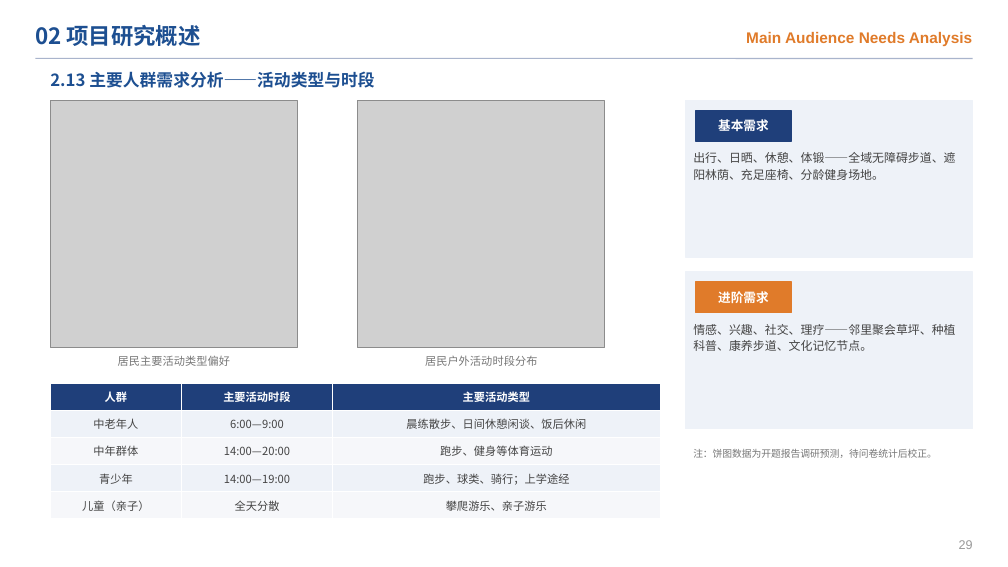
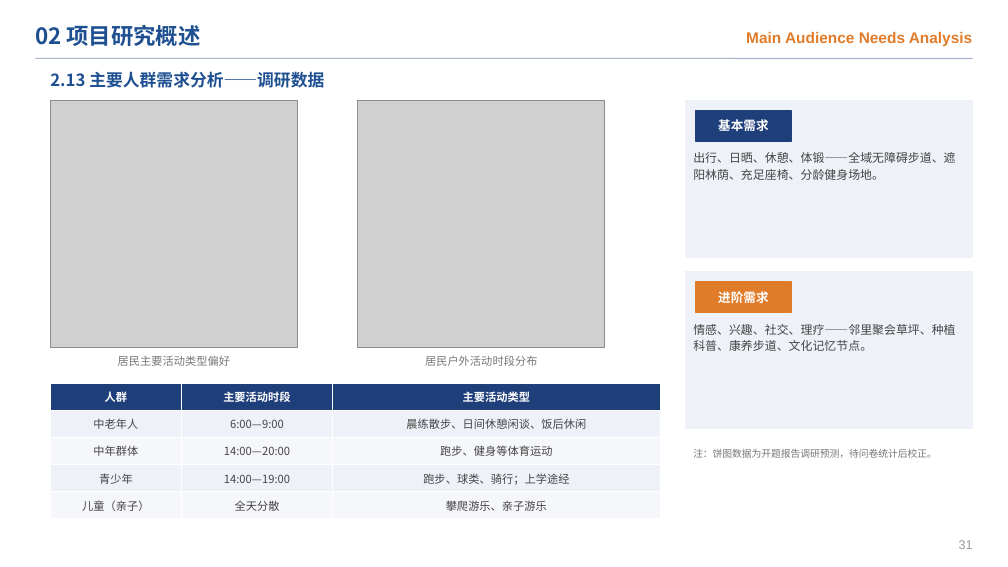
Before and after one commit to chun96309-cloud/lxfs, a slide deck: slide 33 of 跃动栖园_开题答辩PPT.pptx (slide 31 before the commit). Drawn at 1008x567 pixels with LibreOffice and Linux fonts; fonts in the diff are those of the drawing; grey boxes stand for pictures. Boxes give left, top, right and bottom in pixels: in the first picture for what was removed or moved away, otherwise in the second. Text is boxed around its words. In the diff, an @@ line names an element or a change of style, - is before the commit and + after.

```diff
--- a/跃动栖园_开题答辩PPT.pptx
+++ b/跃动栖园_开题答辩PPT.pptx
@@ text at (50,71,324,88): text changed @@
-2.13 主要人群需求分析——活动类型与时段
+2.13 主要人群需求分析——调研数据
@@ text at (959,540,973,549): text changed @@
-29
+31
```
Also in this commit, not shown: 38 other slides changed, 4 slides added, 2 slides removed, 1 other file.
